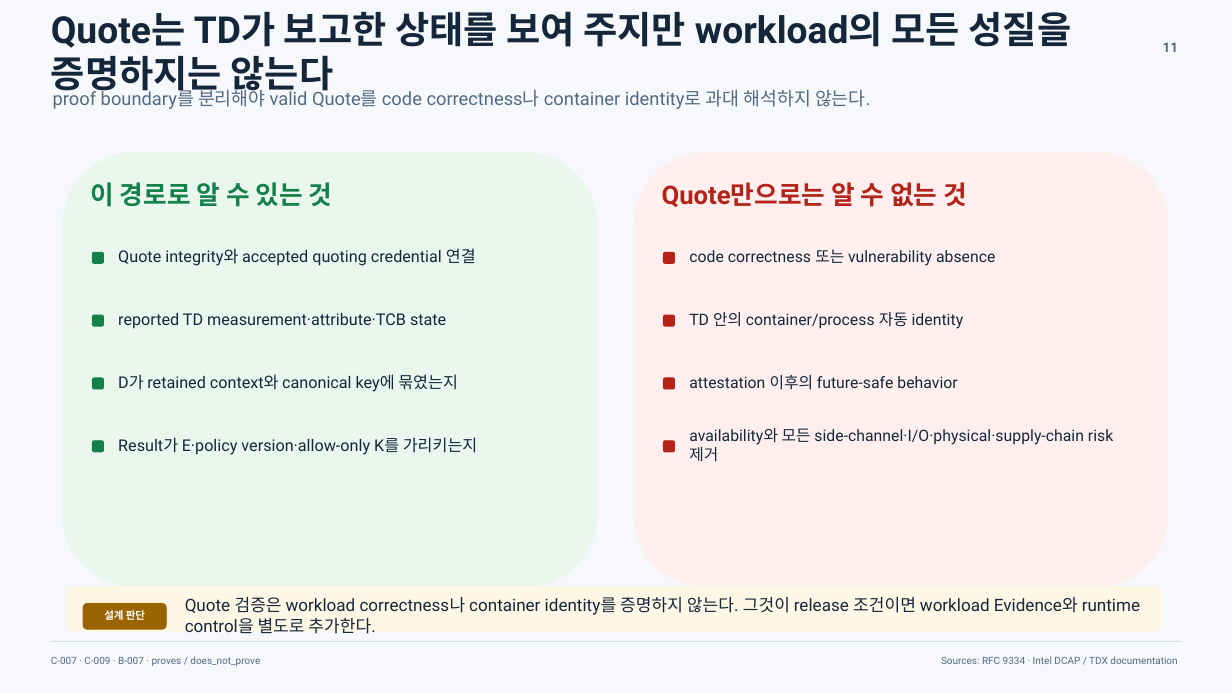
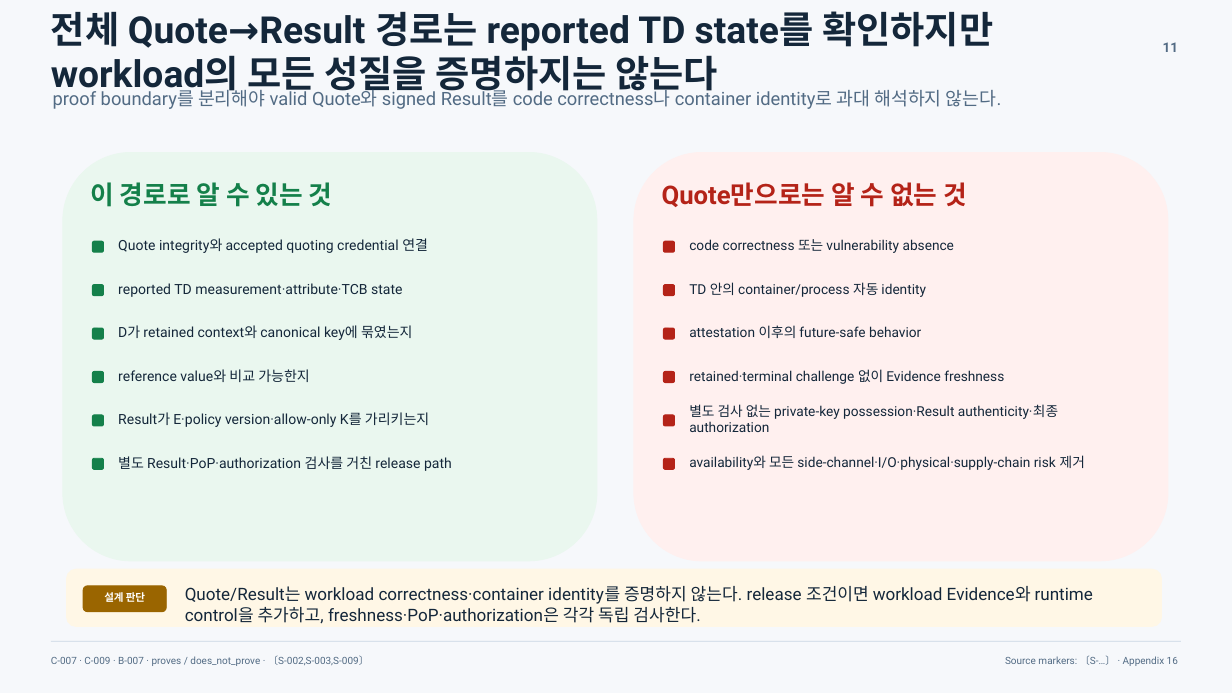
Before and after one commit to bitboom/skills, a slide deck: slide 11 of examples/intel-rats/to-deck-prose-v2/final/structural/intel-tdx-attestation-prose-structural.pptx. Drawn at 1232x693 pixels with LibreOffice and Linux fonts; fonts in the diff are those of the drawing. Boxes give left, top, right and bottom in pixels: in the first picture for what was removed or moved away, otherwise in the second. Text is boxed around its words. In the diff, an @@ line names an element or a change of style, - is before the commit and + after.

```diff
--- a/examples/intel-rats/to-deck-prose-v2/final/structural/intel-tdx-attestation-prose-structural.pptx
+++ b/examples/intel-rats/to-deck-prose-v2/final/structural/intel-tdx-attestation-prose-structural.pptx
@@ text at [51,11,993,98]: text changed @@
-Quote는 TD가 보고한 상태를 보여 주지만 workload의 모든 성질을 증명하지는 않는다
+전체 Quote→Result 경로는 reported TD state를 확인하지만 workload의 모든 성질을 증명하지는 않는다
@@ text at [53,86,1002,109]: text changed @@
-proof boundary를 분리해야 valid Quote를 code correctness나 container identity로 과대 해석하지 않는다.
+proof boundary를 분리해야 valid Quote와 signed Result를 code correctness나 container identity로 과대 해석하지 않는다.
@@ rounded rectangle: place and size @@
-rounded rectangle at [63,152,597,587]
+rounded rectangle at [63,152,597,561]
@@ rounded rectangle: place and size @@
-rounded rectangle at [634,152,1168,587]
+rounded rectangle at [634,152,1168,561]
@@ 2 texts, 2 rounded rectangles: place and size @@
-2 texts, 2 rounded rectangles at [92,248,995,266]
+2 texts, 2 rounded rectangles at [92,238,954,253]
@@ rounded rectangle added at [92,285,104,296], fill #14804A, outline #14804A 0.7 pt @@
@@ text "reported TD measurement·attribute·TCB state": place and size @@
-text "reported TD measurement·attribute·TCB state" at [118,313,446,329]
+text "reported TD measurement·attribute·TCB state" at [118,283,402,297]
@@ rounded rectangle added at [664,285,675,296], fill #B42318, outline #B42318 0.7 pt @@
@@ text "TD 안의 container/process 자동 identity": place and size @@
-text "TD 안의 container/process 자동 identity" at [689,312,964,329]
+text "TD 안의 container/process 자동 identity" at [689,282,926,297]
@@ size 12.6 to 10.9 pt in 4 elements at [118,238,428,253], [118,412,429,427], [118,283,402,297], [118,325,413,340] @@
@@ text "D가 retained context와 canonical key에 ...": place and size @@
-text "D가 retained context와 canonical key에 ..." at [118,374,458,392]
+text "D가 retained context와 canonical key에 ..." at [118,325,413,340]
@@ size 12.3 to 10.7 pt in 4 elements at [689,239,954,253], [689,455,1085,470], [689,282,926,297], [689,325,921,338] @@
@@ text "attestation 이후의 future-safe behavior": place and size @@
-text "attestation 이후의 future-safe behavior" at [689,375,957,390]
+text "attestation 이후의 future-safe behavior" at [689,325,921,338]
@@ rounded rectangle: place and size @@
-rounded rectangle at [92,378,104,389]
+rounded rectangle at [92,372,104,383]
@@ text added at [118,369,310,382], 10.9 pt, text #14273A @@
+reference value와 비교 가능한지
@@ rounded rectangle: place and size @@
-rounded rectangle at [664,378,675,389]
+rounded rectangle at [664,372,675,383]
@@ text added at [689,369,1004,384], 10.7 pt, text #14273A @@
+retained·terminal challenge 없이 Evidence freshness
@@ rounded rectangle added at [92,415,104,426], fill #14804A, outline #14804A 0.7 pt @@
@@ text "Result가 E·policy version·allow-only K를 가리키는지": place and size @@
-text "Result가 E·policy version·allow-only K를 가리키는지" at [118,437,477,455]
+text "Result가 E·policy version·allow-only K를 가리키는지" at [118,412,429,427]
@@ rounded rectangle added at [664,415,675,426], fill #B42318, outline #B42318 0.7 pt @@
@@ text added at [689,404,1058,432], 10.7 pt, text #14273A @@
+별도 검사 없는 private-key possession·Result authenticity·최종 authorization
@@ text added at [118,456,452,471], 10.9 pt, text #14273A @@
+별도 Result·PoP·authorization 검사를 거친 release path
@@ 4 rounded rectangles: place and size @@
-4 rounded rectangles at [92,315,675,452]
+4 rounded rectangles at [92,328,675,470]
@@ text "availability와 모든 side-channel·I/O·physical·supply-chain risk ...": place and size @@
-text "availability와 모든 side-channel·I/O·physical·supply-chain risk ..." at [689,428,1113,462]
+text "availability와 모든 side-channel·I/O·physical·supply-chain risk ..." at [689,455,1085,470]
@@ rounded rectangle: place and size @@
-rounded rectangle at [67,587,1162,631]
+rounded rectangle at [67,569,1162,627]
@@ text "설계 판단": place and size @@
-text "설계 판단" at [104,610,145,620]
+text "설계 판단" at [104,592,145,602]
@@ rounded rectangle: place and size @@
-rounded rectangle at [83,604,166,629]
+rounded rectangle at [83,586,166,612]
@@ text at [185,586,1093,624]: text changed @@
-Quote 검증은 workload correctness나 container identity를 증명하지 않는다. 그것이 release 조건이면 workload Evidence와 runtime control을 별도로 추가한다.
+Quote/Result는 workload correctness·container identity를 증명하지 않는다. release 조건이면 workload Evidence와 runtime control을 추가하고, freshness·PoP·authorization은 각각 독립 검사한다.
@@ text at [51,655,369,666]: text changed @@
-C-007 · C-009 · B-007 · proves / does_not_prove
+C-007 · C-009 · B-007 · proves / does_not_prove · 〔S-002,S-003,S-009〕
@@ text at [1005,656,1178,666]: text changed @@
-Sources: RFC 9334 · Intel DCAP / TDX documentation
+Source markers: 〔S-…〕 · Appendix 16
```
Also in this commit, not shown: 13 other slides changed, 2 slides added, 1 slide removed, 44 other files.
